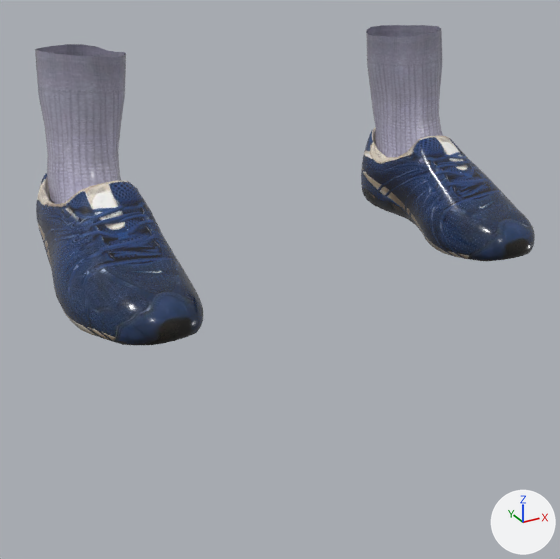
An edit to the glTF model app/assets/humans/male/shoes06.glb, drawn before and after from the same camera.
The view is the same before and after, from a 50 mm lens placed at (-0.391, -0.761, 0.305), pointed at (-0.021, -0.089, -0.031). The axes (+X, +Y, +Z) are drawn at lower right. The lights are the same throughout. The picture after the commit comes second. Vertices at exactly the same position are counted once.

Names of what the first picture shows: 'part_shoes06'.
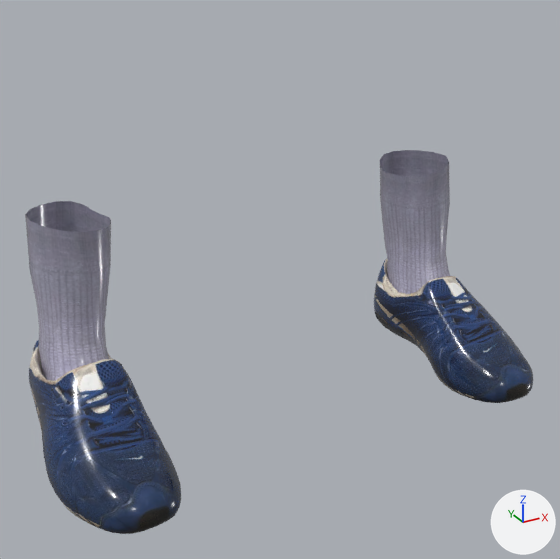
The newer file adds a shape key; the second version is drawn at full value of the shape key 'legs_long' of 'part_shoes06', and the change is written as the vertex moves it makes.

What changed in the scene script:
```text
Change me_shoes06:
    used by ob_part_shoes06; location = (0.0, 0.0, 0.0)
    remove me_shoes06.from_pydata(...)  # 1594 vertices, 3064 faces; spans x -0.26..0.26, y -0.22..0.055, z -0.017..0.211
    add me_shoes06.from_pydata(...)  # 1594 vertices, 3064 faces; spans x -0.291..0.291, y -0.22..0.055, z -0.202..0.053
    me_shoes06 part 1: the loose piece of 653 vertices spanning x 0.146..0.26, y -0.22..0.055, z -0.017..0.097 is moved by (0.031, 0.0, -0.185)
    me_shoes06 part 2: the loose piece of 653 vertices spanning x -0.26..-0.146, y -0.22..0.055, z -0.017..0.097 is moved by (-0.031, 0.0, -0.185)
    me_shoes06 part 3: 144 of 1594 vertices moved; they spanned x 0.147..0.237, y -0.096..0.043, z 0.039..0.211 and now span x 0.177..0.268, y -0.096..0.043, z -0.146..0.053; mean shift (0.031, 0.0, -0.18); largest move (0.178, 0.026, 0.091) -> (0.209, 0.026, -0.094)
    me_shoes06 part 4: 144 of 1594 vertices moved; they spanned x -0.237..-0.147, y -0.096..0.043, z 0.039..0.211 and now span x -0.268..-0.177, y -0.096..0.043, z -0.146..0.053; mean shift (-0.031, 0.0, -0.18); largest move (-0.178, 0.026, 0.091) -> (-0.209, 0.026, -0.094)
```

Changed parts and their boxes (x1, y1, x2, y2) in the pictures (560 x 559 px; the box of a moved part takes in the faces that stretch with it):
'part_shoes06', reshaped (20% taller)
    before: (35, 25, 535, 345)
    after: (25, 150, 533, 534)
part 1 of me_shoes06, moved or reshaped
    before: (361, 127, 535, 261)
    after: (374, 259, 533, 403)
part 2 of me_shoes06, moved or reshaped
    before: (36, 173, 203, 345)
    after: (29, 340, 181, 534)
part 3 of me_shoes06, moved or reshaped
    before: (366, 25, 443, 157)
    after: (380, 150, 450, 294)
part 4 of me_shoes06, moved or reshaped
    before: (35, 44, 126, 204)
    after: (25, 201, 111, 381)
